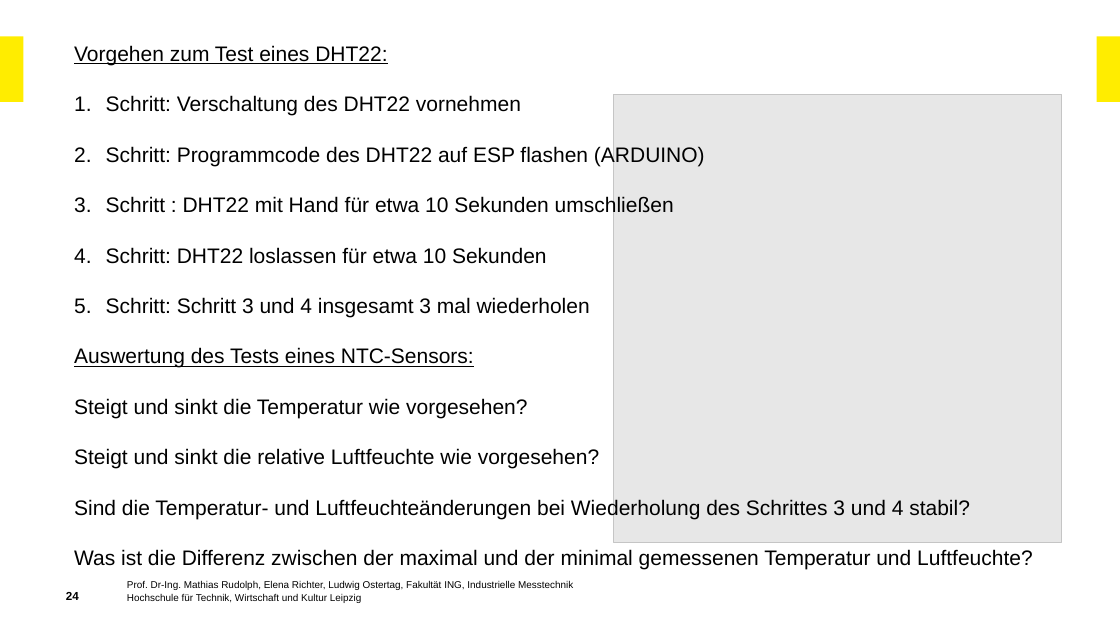
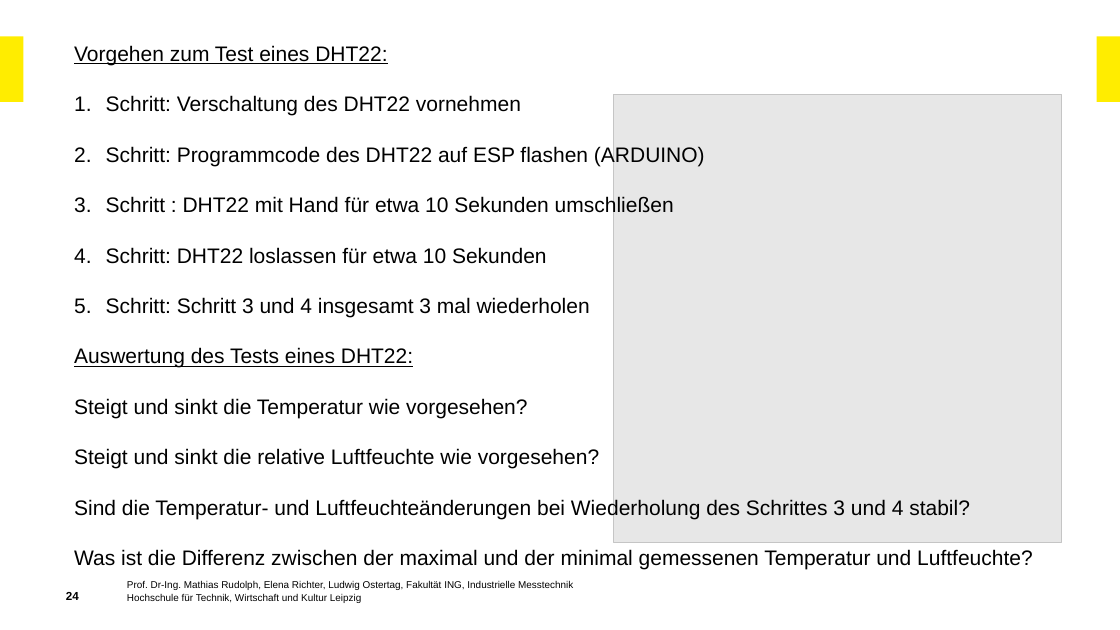
Before and after one commit to ElenaRichter99/RenewableSkills_Online-Materialien_Agri-PV_Sensorik, a slide deck: slide 24 of 2_Sensorik/2.3_DHT22/2.3_DHT22.pptx. Drawn at 1120x630 pixels with LibreOffice and Linux fonts; fonts in the diff are those of the drawing; grey boxes stand for pictures; background and template pictures are left out. Boxes give left, top, right and bottom in pixels: in the first picture for what was removed or moved away, otherwise in the second. Text is boxed around its words. In the diff, an @@ line names an element or a change of style, - is before the commit and + after.

```diff
--- a/2_Sensorik/2.3_DHT22/2.3_DHT22.pptx
+++ b/2_Sensorik/2.3_DHT22/2.3_DHT22.pptx
@@ text at <box>74,347,413,368</box>: text changed @@
-Auswertung des Tests eines NTC-Sensors:
+Auswertung des Tests eines DHT22:
```
Also in this commit, not shown: 5 other files.
